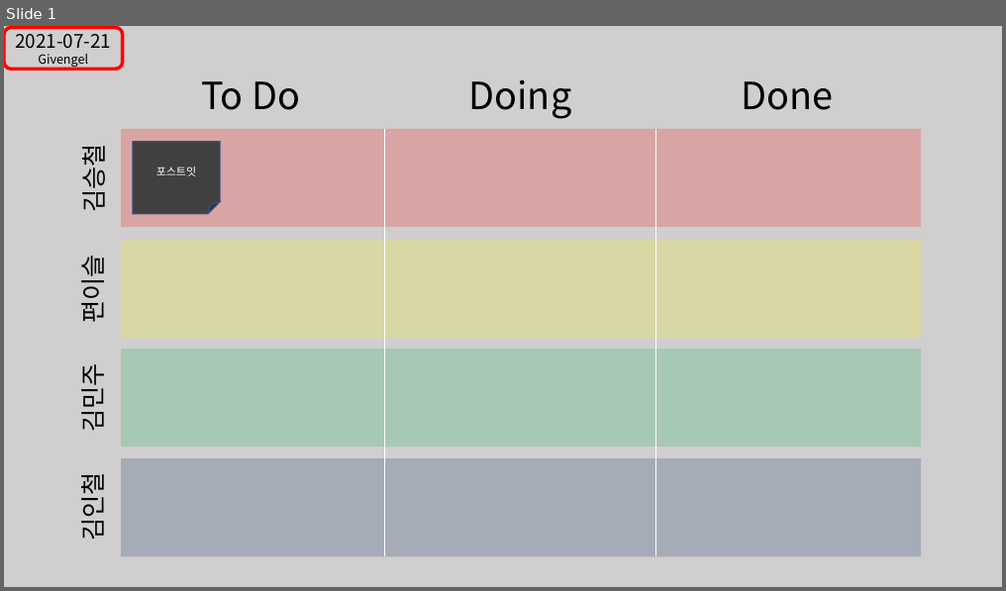
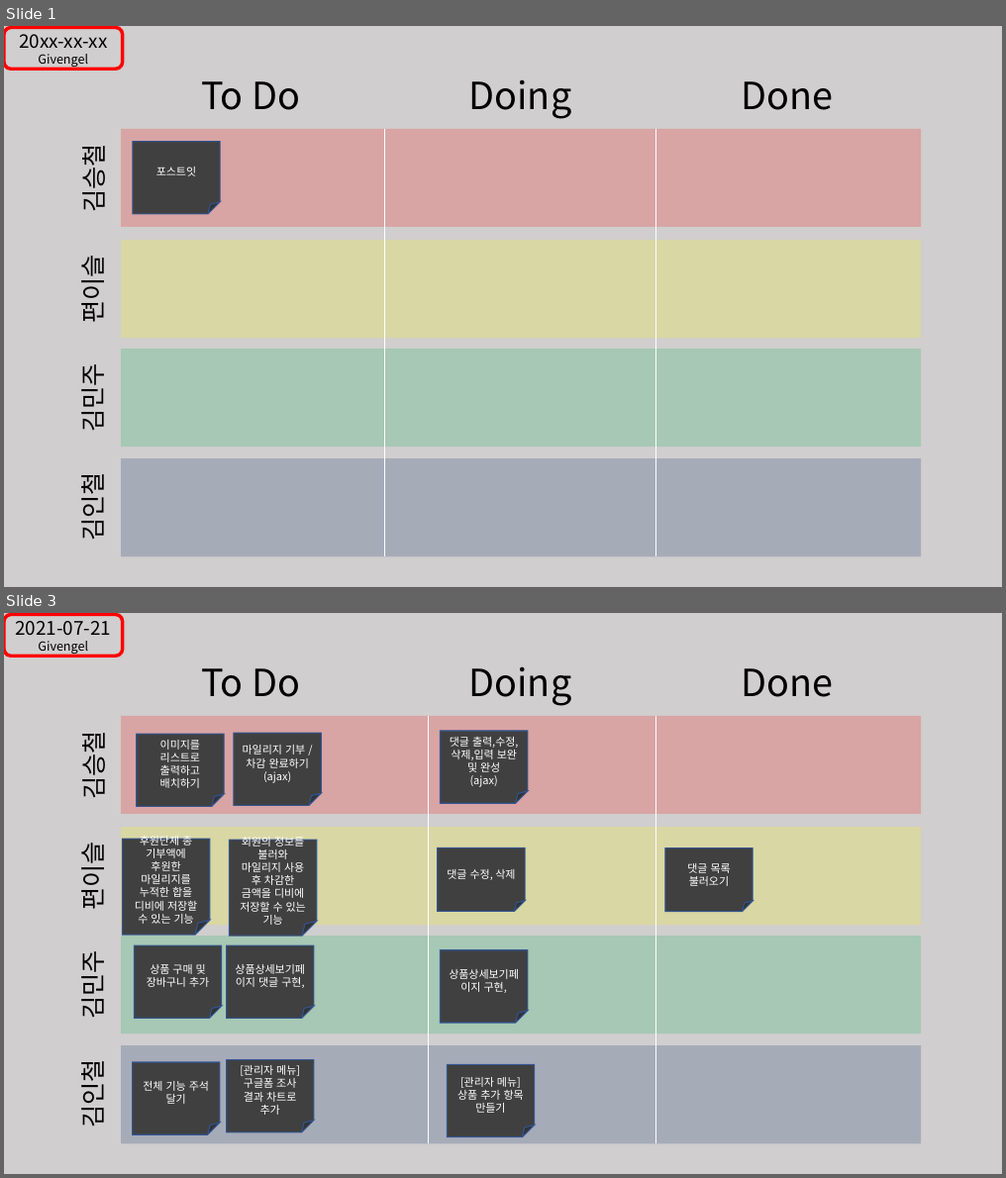
Before and after one commit to GIVENGEL/GivEngel-Project, a slide deck: 칸반보드.pptx. Shown one above the other, each under a label of ours: slide 1 before the commit, slides 1 and 3 after it; the slides between them are not shown. The pictures are 1006x591 and 1006x1178 pixels, drawn with LibreOffice and Linux fonts; fonts in the diff are those of the drawing. Boxes give left, top, right and bottom in pixels: in the first picture for what was removed or moved away, otherwise in the second. Text is boxed around its words. In the diff, an @@ line names an element or a change of style, - is before the commit and + after.

```diff
--- a/칸반보드.pptx
+++ b/칸반보드.pptx
@@ slide 3 added at [4, 613, 1002, 1174], background #D0CECE @@
@@ rounded rectangle added at [4, 615, 122, 656], outline #FF0000 3.25 pt, 18 pt, text #000000 @@
+2021-07-21
+Givengel
@@ text added at [201, 668, 300, 697], 36 pt, text #000000 @@
+To Do
@@ text added at [469, 666, 572, 706], 36 pt, text #000000 @@
+Doing
@@ text added at [741, 668, 833, 697], 36 pt, text #000000 @@
+Done
@@ rectangle added at [121, 716, 921, 814], fill #FF0000 at 20% opacity @@
@@ line added from (428, 716) to (428, 1144), #FFFFFF 0.5 pt @@
@@ folded corner added at [441, 731, 528, 803], fill #404040, outline #325491 1 pt, 10.5 pt, text #FFFFFF @@
+댓글 출력,수정,삭제,입력 보완 및 완성
+(ajax)
@@ line added from (656, 716) to (656, 1144), #FFFFFF 0.5 pt @@
@@ text added at [75, 738, 112, 797], 24 pt, text #000000 @@
+김승철
@@ folded corner added at [137, 735, 224, 807], fill #404040, outline #325491 1 pt, 10.5 pt, text #FFFFFF @@
+이미지를 리스트로 출력하고 배치하기
@@ folded corner added at [234, 733, 322, 805], fill #404040, outline #325491 1 pt, 10.5 pt, text #FFFFFF @@
+마일리지 기부 / 차감 완료하기
+(ajax)
@@ text added at [73, 849, 110, 909], 24 pt, text #000000 @@
+편이슬
@@ rectangle added at [121, 827, 921, 925], fill #FFFF00 at 20% opacity @@
@@ folded corner added at [122, 839, 210, 935], fill #404040, outline #325491 1 pt, 10.5 pt, text #FFFFFF @@
+후원단체 총 기부액에 후원한 마일리지를 누적한 합을 디비에 저장할 수 있는 기능
@@ folded corner added at [230, 840, 317, 936], fill #404040, outline #325491 1 pt, 10.5 pt, text #FFFFFF @@
+회원의 정보를 불러와 마일리지 사용 후 차감한 금액을 디비에 저장할 수 있는 기능
@@ folded corner added at [438, 848, 525, 912], fill #404040, outline #325491 1 pt, 10.5 pt, text #FFFFFF @@
+댓글 수정, 삭제
@@ folded corner added at [665, 848, 752, 912], fill #404040, outline #325491 1 pt, 10.5 pt, text #FFFFFF @@
+댓글 목록 불러오기
@@ rectangle added at [121, 936, 921, 1034], fill #00B050 at 20% opacity @@
@@ text added at [73, 958, 110, 1017], 24 pt, text #000000 @@
+김민주
@@ folded corner added at [135, 947, 222, 1019], fill #404040, outline #325491 1 pt, 10.5 pt, text #FFFFFF @@
+상품 구매 및 장바구니 추가
@@ folded corner added at [227, 947, 314, 1019], fill #404040, outline #325491 1 pt, 10.5 pt, text #FFFFFF @@
+상품상세보기페이지 댓글 구현,
@@ folded corner added at [441, 951, 528, 1023], fill #404040, outline #325491 1 pt, 10.5 pt, text #FFFFFF @@
+상품상세보기페이지 구현,
@@ rectangle added at [121, 1046, 921, 1144], fill #002060 at 20% opacity @@
@@ text added at [73, 1066, 110, 1126], 24 pt, text #000000 @@
+김인철
@@ folded corner added at [132, 1062, 220, 1136], fill #404040, outline #325491 1 pt, 10.5 pt, text #FFFFFF @@
+전체 기능 주석 달기
@@ folded corner added at [227, 1059, 314, 1133], fill #404040, outline #325491 1 pt, 10.5 pt, text #FFFFFF @@
+[관리자 메뉴]
+구글폼 조사 결과 차트로 추가
@@ folded corner added at [448, 1065, 535, 1138], fill #404040, outline #325491 1 pt, 10.5 pt, text #FFFFFF @@
+[관리자 메뉴]
+상품 추가 항목 만들기
@@ slide 1 changed as well @@
@@ text in rounded rectangle at [19, 28, 107, 48]: text changed @@
-2021-07-21
+20xx-xx-xx
```
Also in this commit, not shown: 1 other slide changed.
